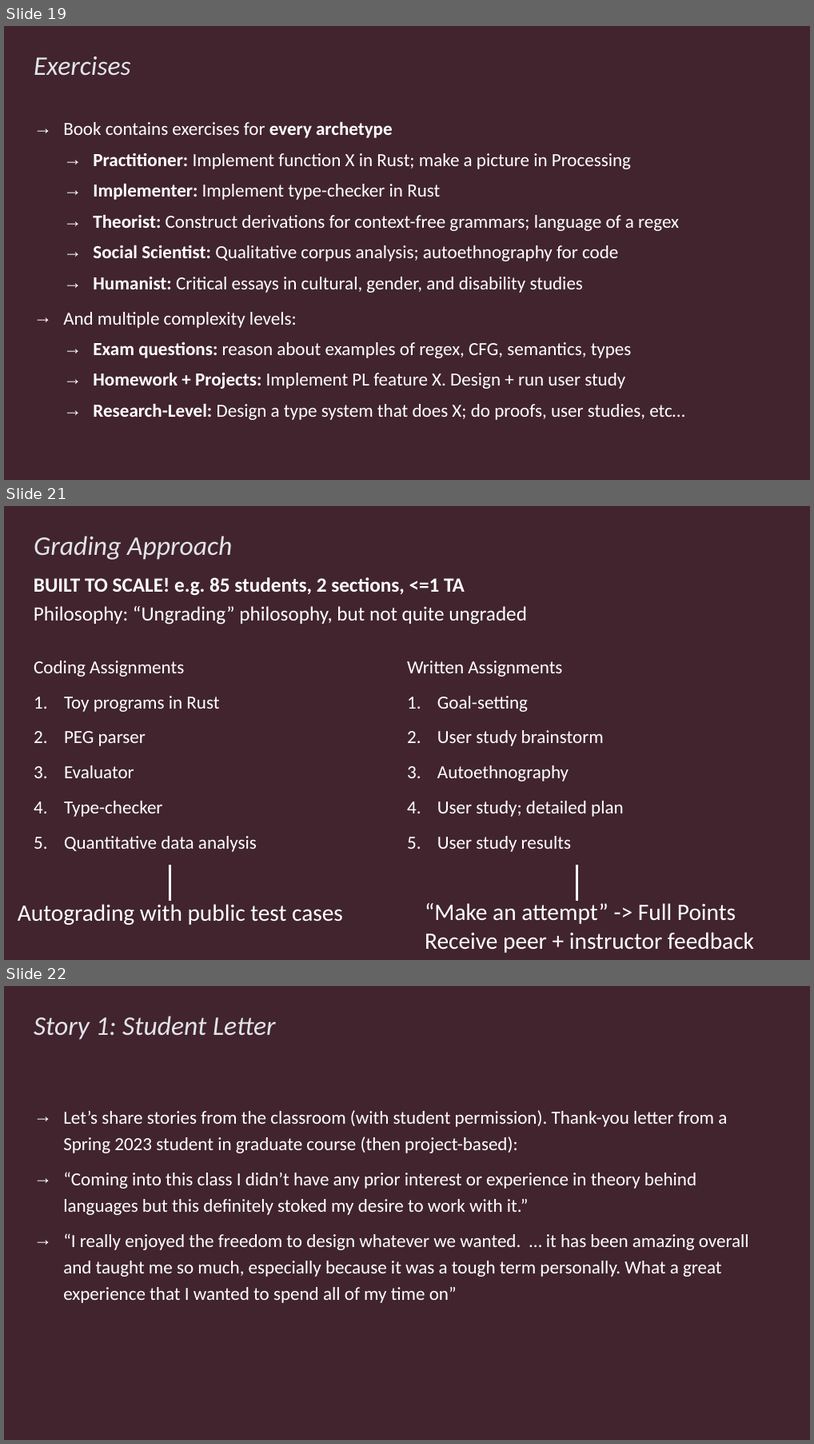
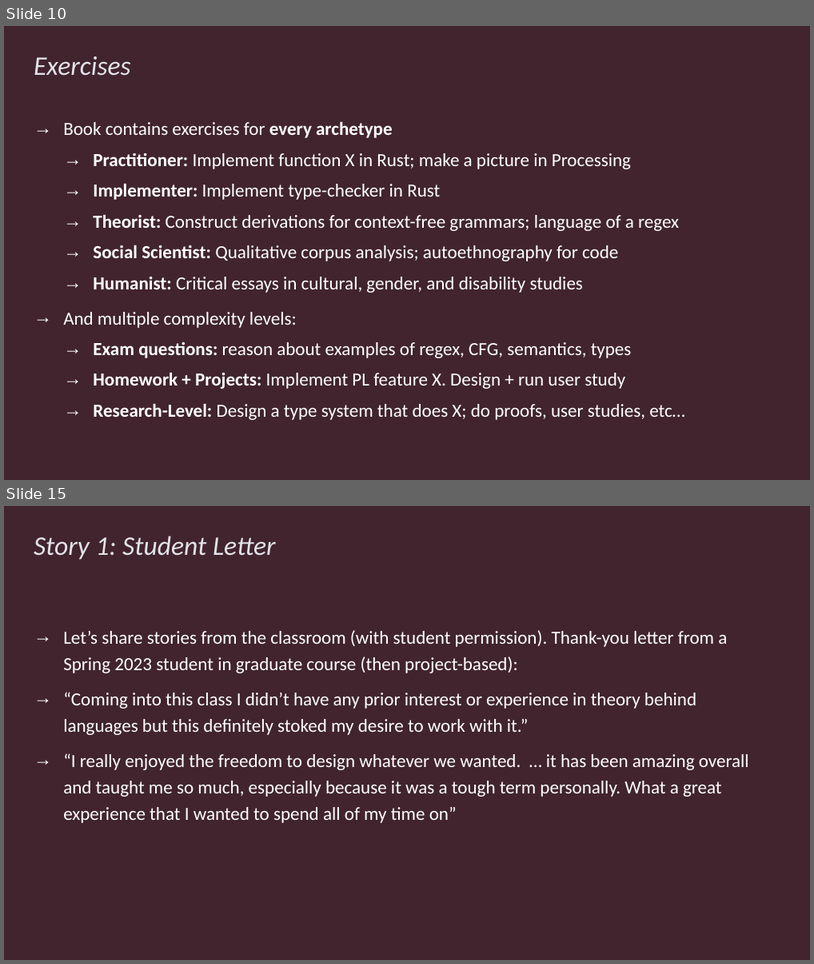
Before and after one commit to rbohrer/pl-course, a slide deck: LectureSlides/SPLASHE23.pptx. Shown one above the other, each under a label of ours: slides 19, 21 and 22 before the commit, slides 10 and 15 after it; the slides between them are not shown. The pictures are 814x1444 and 814x964 pixels, drawn with LibreOffice and Linux fonts; fonts in the diff are those of the drawing. Boxes give left, top, right and bottom in pixels: in the first picture for what was removed or moved away, otherwise in the second. Text is boxed around its words. In the diff, an @@ line names an element or a change of style, - is before the commit and + after.

```diff
--- a/LectureSlides/SPLASHE23.pptx
+++ b/LectureSlides/SPLASHE23.pptx
@@ slide 21 removed at box(4, 506, 810, 960), background #41242E @@
@@ title removed at box(34, 536, 232, 560) @@
-Grading Approach
@@ text removed at box(34, 577, 527, 624) @@
-BUILT TO SCALE! e.g. 85 students, 2 sections, <=1 TA
-Philosophy: “Ungrading” philosophy, but not quite ungraded
@@ text removed at box(34, 660, 257, 852) @@
-Coding Assignments
-1. Toy programs in Rust
-2. PEG parser
-3. Evaluator
-4. Type-checker
-5. Quantitative data analysis
@@ text removed at box(407, 660, 624, 852) @@
-Written Assignments
-1. Goal-setting
-2. User study brainstorm
-3. Autoethnography
-4. User study; detailed plan
-5. User study results
@@ line removed from (170, 900) to (170, 864) @@
@@ line removed from (578, 900) to (578, 864) @@
@@ text removed at box(18, 904, 343, 924) @@
-Autograding with public test cases
@@ text removed at box(425, 903, 754, 952) @@
-“Make an attempt” -> Full Points
-Receive peer + instructor feedback
@@ what was slide 19 is now slide 10 @@
@@ what was slide 22 is now slide 15 @@
```
Also in this commit, not shown: 13 slides changed, 2 slides added, 5 other slides removed, 2 other files.
